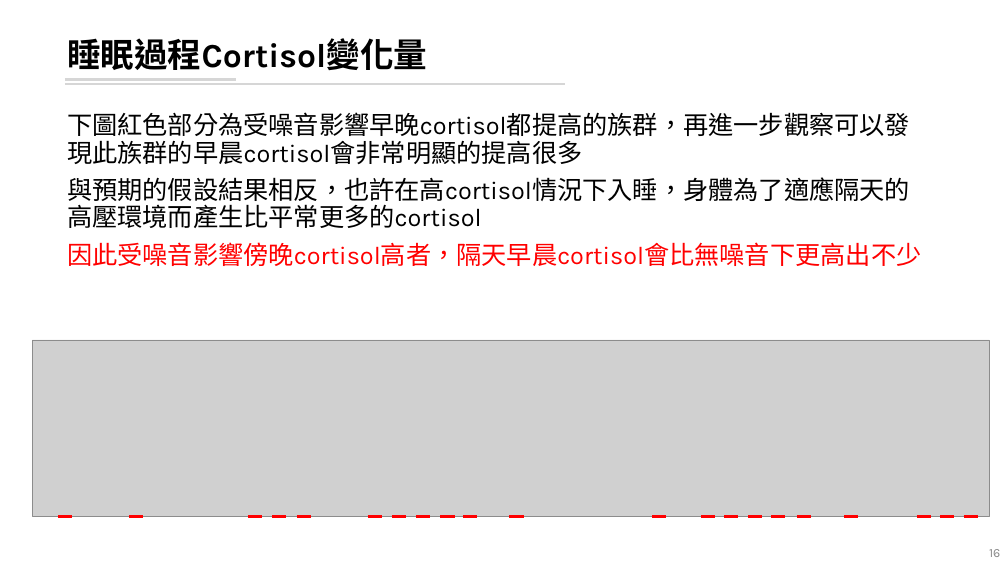
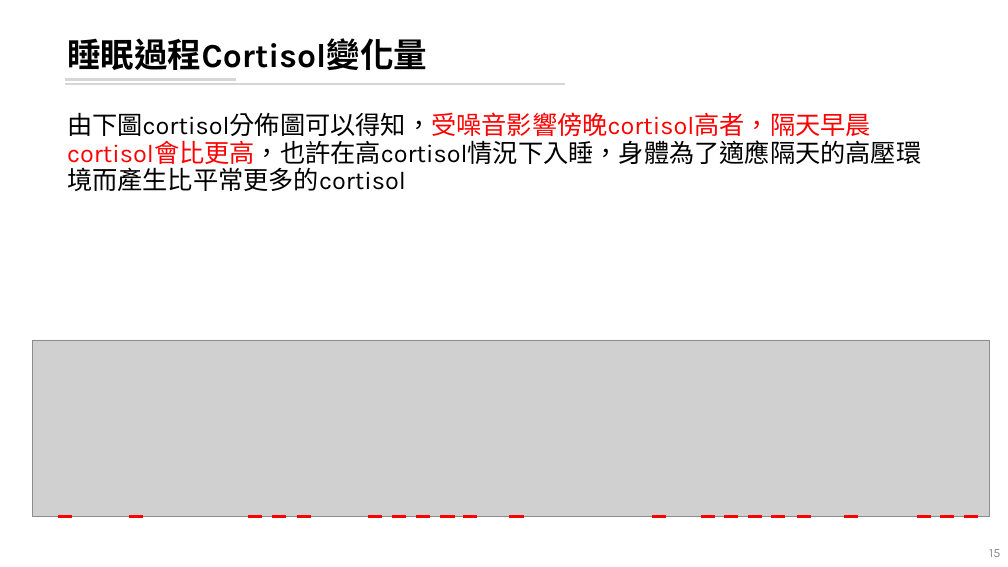
Before and after one commit to leooel97895750/REM_DataMining, a slide deck: slide 15 of 20210807_REM分析.pptx (slide 16 before the commit). Drawn at 1008x567 pixels with LibreOffice and Linux fonts; fonts in the diff are those of the drawing; grey boxes stand for pictures. Boxes give left, top, right and bottom in pixels: in the first picture for what was removed or moved away, otherwise in the second. Text is boxed around its words. In the diff, an @@ line names an element or a change of style, - is before the commit and + after.

```diff
--- a/20210807_REM分析.pptx
+++ b/20210807_REM分析.pptx
@@ text at (67, 112, 921, 191): text changed @@
-下圖紅色部分為受噪音影響早晚cortisol都提高的族群，再進一步觀察可以發現此族群的早晨cortisol會非常明顯的提高很多
-與預期的假設結果相反，也許在高cortisol情況下入睡，身體為了適應隔天的高壓環境而產生比平常更多的cortisol
-因此受噪音影響傍晚cortisol高者，隔天早晨cortisol會比無噪音下更高出不少
+由下圖cortisol分佈圖可以得知，受噪音影響傍晚cortisol高者，隔天早晨cortisol會比更高，也許在高cortisol情況下入睡，身體為了適應隔天的高壓環境而產生比平常更多的cortisol
```
Also in this commit, not shown: 14 other slides changed, 12 slides added, 1 slide removed, 12 other files.
